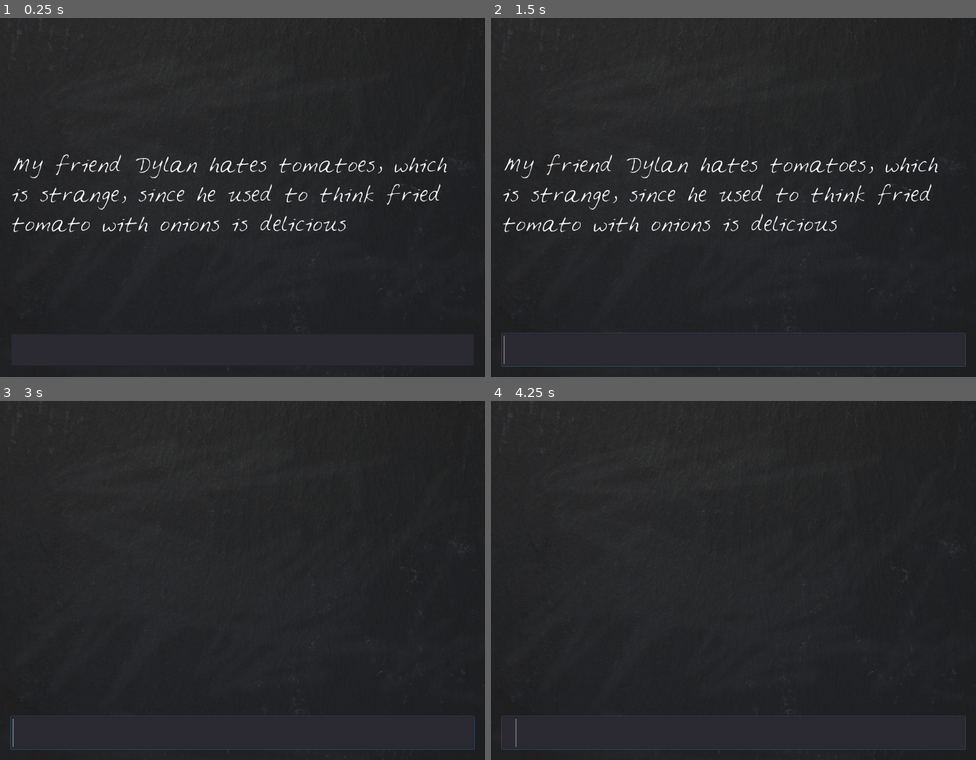
Above: before the commit, frames 1-4 (two rows, left to right).
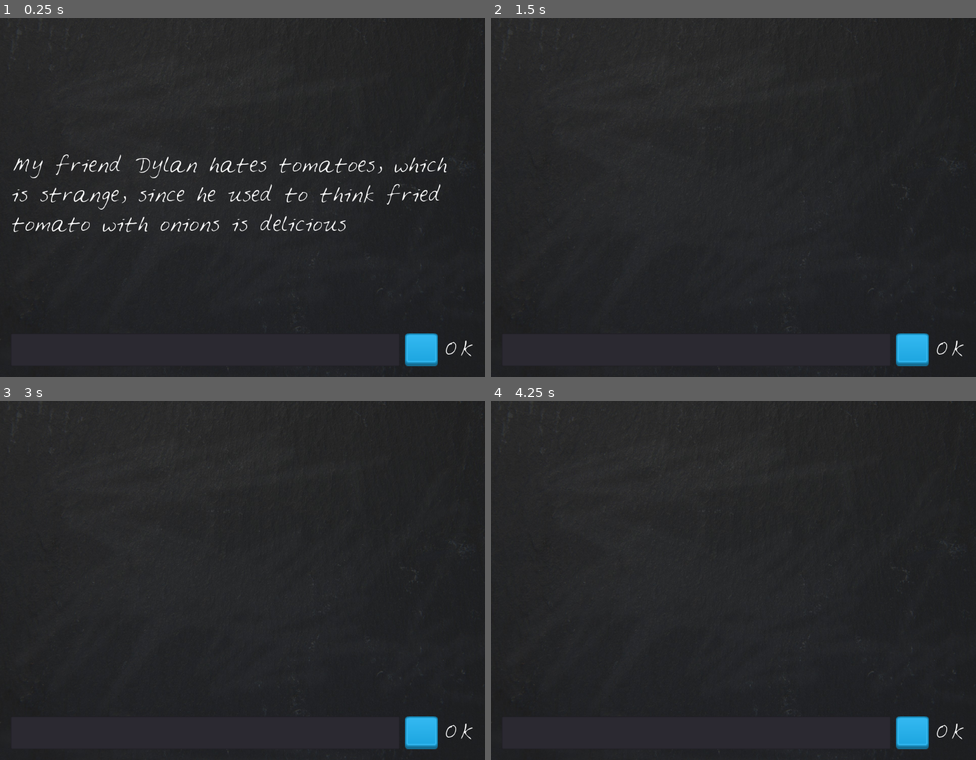
Above: after the commit, the same moments.

Repository: David-vz/Godot-Course
Game: Godot game, scene res://LooneyLips.tscn
Same seed, same stepped clock (60 frames per second), same inputs: the game is played once before the commit and once after it.
Inputs (mouse positions are in pixels of both pictures, inside the frame that each line leads up to):
- Up to frame 1 (0.25 s): no input
- Up to frame 2 (1.5 s): click (912, 348) at 0.52 s; click (912, 348) at 1.27 s
- Up to frame 3 (3 s): click (421, 731) at 2.02 s; tap Enter at 2.75 s
- Up to frame 4 (4.25 s): tap Space at 3.5 s

The runs differ from the first frame. In frame 1, 0.7% of the frame differs, in the area x 83-98%, y 87-97%; in frame 2, 3.2%, in the area x 2-98%, y 38-98%; in frame 3, 1.0%; in frame 4, 1.0%.

Commit message:
Fixes broken Playertext + links up button

Diff:
--- a/3-looney-lips/LooneyLips.gd
+++ b/3-looney-lips/LooneyLips.gd
@@ -8,6 +8,9 @@
 func _on_PlayerText_text_entered(new_text):
 	update_DisplayText(new_text)
 
+func _on_TextureButton_pressed():
+	update_DisplayText($VBoxContainer/HBoxContainer/PlayerText.text)
+
 func update_DisplayText(words):
 	$VBoxContainer/DisplayText.text = words
-	$VBoxContainer/PlayerText.clear();
+	$VBoxContainer/HBoxContainer/PlayerText.clear();
--- a/3-looney-lips/LooneyLips.tscn
+++ b/3-looney-lips/LooneyLips.tscn
@@ -1,14 +1,20 @@
-[gd_scene load_steps=6 format=2]
+[gd_scene load_steps=9 format=2]
 
 [ext_resource path="res://LooneyLips.gd" type="Script" id=1]
 [ext_resource path="res://gfx/blackboard.jpg" type="Texture" id=2]
 [ext_resource path="res://gfx/Feltpen.ttf" type="DynamicFontData" id=3]
+[ext_resource path="res://gfx/blue_button12.png" type="Texture" id=4]
+[ext_resource path="res://gfx/blue_button11.png" type="Texture" id=5]
 
 [sub_resource type="DynamicFont" id=1]
 size = 40
 font_data = ExtResource( 3 )
 
 [sub_resource type="DynamicFont" id=2]
+size = 40
+font_data = ExtResource( 3 )
+
+[sub_resource type="DynamicFont" id=3]
 size = 40
 font_data = ExtResource( 3 )
 
@@ -53,12 +59,42 @@
 "_edit_use_anchors_": false
 }
 
-[node name="PlayerText" type="LineEdit" parent="VBoxContainer"]
+[node name="HBoxContainer" type="HBoxContainer" parent="VBoxContainer"]
 margin_top = 679.0
 margin_right = 1032.0
 margin_bottom = 752.0
+custom_constants/separation = 12
+__meta__ = {
+"_edit_use_anchors_": false
+}
+
+[node name="PlayerText" type="LineEdit" parent="VBoxContainer/HBoxContainer"]
+margin_right = 866.0
+margin_bottom = 73.0
+size_flags_horizontal = 3
 custom_fonts/font = SubResource( 2 )
 __meta__ = {
 "_edit_use_anchors_": false
 }
-[connection signal="text_entered" from="VBoxContainer/PlayerText" to="." method="_on_PlayerText_text_entered"]
+
+[node name="TextureButton" type="TextureButton" parent="VBoxContainer/HBoxContainer"]
+margin_left = 878.0
+margin_right = 951.0
+margin_bottom = 73.0
+rect_min_size = Vector2( 73, 73 )
+texture_normal = ExtResource( 5 )
+texture_pressed = ExtResource( 4 )
+expand = true
+__meta__ = {
+"_edit_use_anchors_": false
+}
+
+[node name="Label" type="Label" parent="VBoxContainer/HBoxContainer"]
+margin_left = 963.0
+margin_top = 5.0
+margin_right = 1032.0
+margin_bottom = 68.0
+custom_fonts/font = SubResource( 3 )
+text = "OK"
+[connection signal="text_entered" from="VBoxContainer/HBoxContainer/PlayerText" to="." method="_on_PlayerText_text_entered"]
+[connection signal="pressed" from="VBoxContainer/HBoxContainer/TextureButton" to="." method="_on_TextureButton_pressed"]
